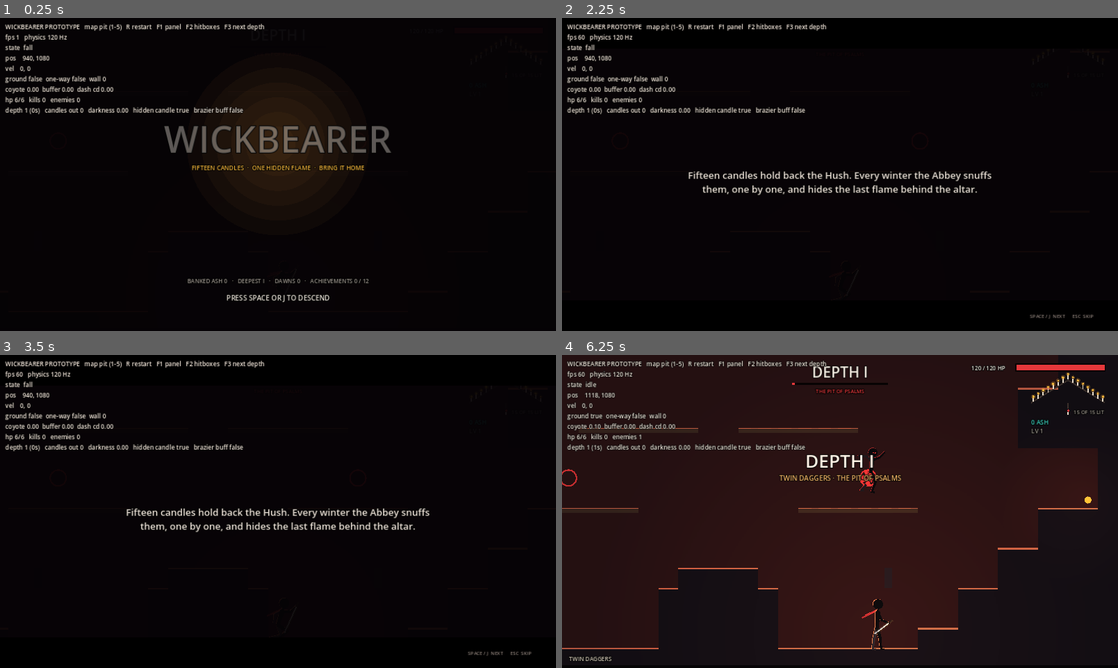
Above: before the commit, frames 1-4 (two rows, left to right).
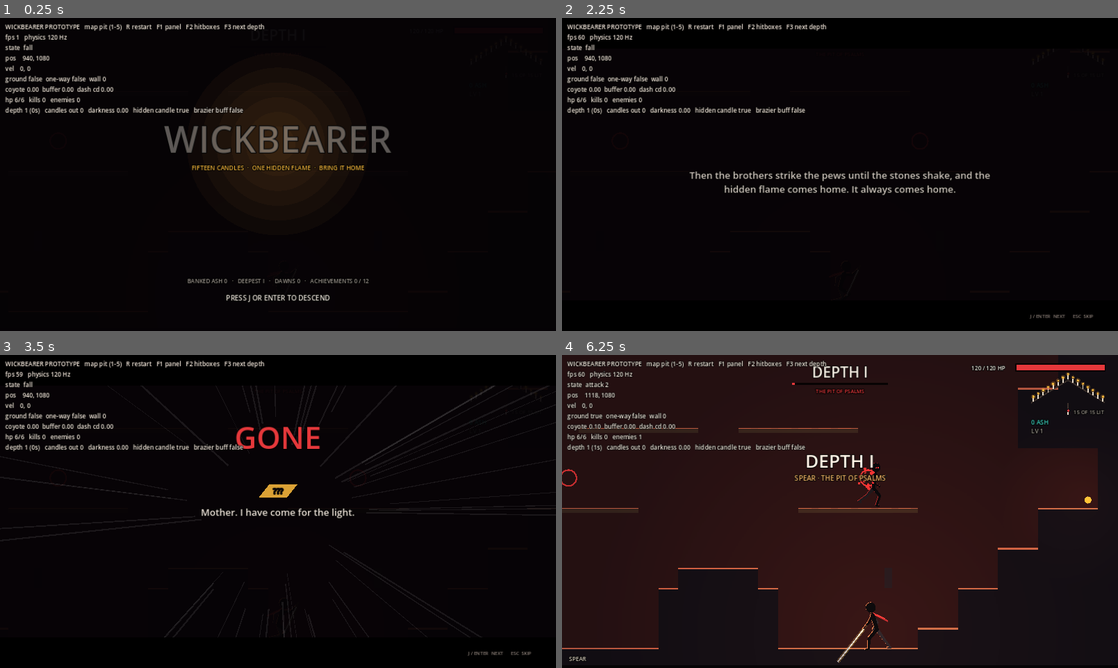
Above: after the commit, the same moments.

Repository: grrts/tenebrae
Game: Godot game, scene res://main.tscn
Two runs of this game, one before a commit and one after it. Both use one fixed random seed, a clock stepped at 60 frames per second and the inputs below.
Inputs (mouse positions are in pixels of both pictures, inside the frame that each line leads up to):
- Up to frame 1 (0.25 s): no input
- Up to frame 2 (2.25 s): tap Enter (confirm, bound only after the commit) at 0.5, 2, 2.1 s; move the mouse to (962, 158) at 0.52 s; hold D (right) 0.53-1.25 s; hold J (attack) 0.53-1.25 s; click (962, 158) at 0.67 s; tap Space (jump) at 0.77, 1.07 s; tap Shift (dash) at 0.8 s; drag from (728, 190) to (812, 237) at 1.27 s; move the mouse to (895, 105) at 2.02 s; hold D (right) from 2.03 s (still down); click (895, 105) at 2.17 s
- Up to frame 3 (3.5 s): tap 1 at 2.3 s; release D (right) at 2.75 s; tap Enter (confirm, bound only after the commit) at 2.75 s; drag from (250, 574) to (111, 464) at 2.77 s
- Up to frame 4 (6.25 s): move the mouse to (1006, 558) at 3.52 s; hold A (left) 3.53-4.25 s; tap L at 3.6 s; click (1006, 558) at 3.67 s; tap Space (jump) at 3.77, 4.07 s; tap Z at 3.8 s; tap Escape (pause) at 4.15 s; drag from (673, 464) to (756, 433) at 4.27 s; tap Enter (confirm, bound only after the commit) at 5 s; move the mouse to (867, 511) at 5.02 s; hold S (down) 5.03-5.75 s; tap X at 5.1 s; click (867, 511) at 5.17 s; tap K at 5.3 s; drag from (756, 433) to (728, 527) at 5.77 s

The runs differ from the first frame. In frame 1, 0.2% of the frame differs, in the area x 40-60%, y 88-91%; in frame 2, 1.6%; in frame 3, 2.4%, in the area x 2-96%, y 5-97%; in frame 4, 1.0%.

Commit message:
Rework the keyboard controls in both builds
One scheme for both builds: WASD + Space / J / K or the mouse, and arrows + Z / X / C.
W / Up also jump (toggleable). Left click swings at the cursor, right click dashes toward it.
Hold attack to keep the combo going. Jump, swing and dash presses are buffered through
dashes, slams and hit-stop. Last direction pressed wins when left and right are both held.
Menus take arrows, Enter, 1-9 and Esc / Backspace to go back.

Browser build: new pause menu (Esc / P / Start), auto-pause when the page loses focus with
a click-to-play prompt, a Controls page that rebinds any move and saves it, constant-accel
running like the Godot build, quick taps no longer lost between frames, and the game runs
for visitors with reduced motion on. Godot: Options > Controls rebinding saved to the cfg,
focus-out pauses, dev keys never fire inside menus or on bound keys, smoke test covers rebinding.

Co-Authored-By: Claude Opus 5.5 <noreply@anthropic.com>
Claude-Session: https://claude.ai/code/session_01Y97JAAhZYbnj3VdPcbqPZx

Diff:
--- a/src/hud.gd
+++ b/src/hud.gd
@@ -24,6 +24,7 @@
 var hp_show := 1.0
 var flash_col := Color.WHITE
 var flash_t := 0.0
+var _digit_held := [false, false, false, false, false, false, false, false, false]
 
 
 func busy() -> bool:
@@ -64,8 +65,9 @@
 		game.shake(0.35, 14)
 
 
-func open_choice(title: String, sub: String, opts: Array, cb: Callable) -> void:
-	menu = {"title": title, "sub": sub, "opts": opts, "pick": 0, "cb": cb, "t": 0.0}
+## cancel runs on Escape / Backspace / B; without one those keys do nothing here.
+func open_choice(title: String, sub: String, opts: Array, cb: Callable, cancel := Callable()) -> void:
+	menu = {"title": title, "sub": sub, "opts": opts, "pick": 0, "cb": cb, "t": 0.0, "cancel": cancel}
 
 
 func open_summary(data: Dictionary) -> void:
@@ -99,14 +101,14 @@
 			game.vigil = maxi(0, game.vigil - 1)
 		if Input.is_action_just_pressed("right"):
 			game.vigil = mini(game.vigil_max, game.vigil + 1)
-		if title_screen.t > 0.4 and (Input.is_action_just_pressed("jump") or Input.is_action_just_pressed("attack")):
+		if title_screen.t > 0.4 and game.ok_pressed():
 			var tcb: Callable = title_screen.cb
 			title_screen = null
 			tcb.call()
 	elif scene != null:
 		scene.t += dt
 		var c: Dictionary = scene.cards[scene.i]
-		var press: bool = scene.t > 0.35 and (Input.is_action_just_pressed("jump") or Input.is_action_just_pressed("attack"))
+		var press: bool = scene.t > 0.35 and game.ok_pressed()
 		var skip := Input.is_action_just_pressed("ui_cancel")
 		if skip or press or scene.t > _card_dur(c):
 			scene.i += 1
@@ -120,17 +122,33 @@
 	elif menu != null:
 		menu.t += dt
 		var n: int = menu.opts.size()
-		if Input.is_action_just_pressed("left"):
-			menu.pick = (menu.pick + n - 1) % n
-		if Input.is_action_just_pressed("right"):
-			menu.pick = (menu.pick + 1) % n
-		if menu.t > 0.3 and (Input.is_action_just_pressed("jump") or Input.is_action_just_pressed("attack")):
-			var m = menu
+		if menu.get("locked", false):
+			pass
+		elif menu.t > 0.15 and menu.cancel.is_valid() and (Input.is_action_just_pressed("pause") or Input.is_action_just_pressed("back")):
+			var mc = menu
 			menu = null
-			m.cb.call(m.pick)
+			mc.cancel.call()
+		else:
+			if Input.is_action_just_pressed("left") or Input.is_action_just_pressed("up"):
+				menu.pick = (menu.pick + n - 1) % n
+			if Input.is_action_just_pressed("right") or Input.is_action_just_pressed("down"):
+				menu.pick = (menu.pick + 1) % n
+			# 1-9 pick and confirm in one press
+			var direct := -1
+			for d in mini(n, 9):
+				if Input.is_physical_key_pressed(KEY_1 + d) and not game.is_bound(KEY_1 + d) and menu.t > 0.3 and not _digit_held[d]:
+					direct = d
+			for d in 9:
+				_digit_held[d] = Input.is_physical_key_pressed(KEY_1 + d)
+			if direct >= 0:
+				menu.pick = direct
+			if menu.t > 0.3 and (direct >= 0 or game.ok_pressed()):
+				var m = menu
+				menu = null
+				m.cb.call(m.pick)
 	elif summary != null:
 		summary.t += dt
-		if summary.t > 1.2 and (Input.is_action_just_pressed("jump") or Input.is_action_just_pressed("attack")):
+		if summary.t > 1.2 and game.ok_pressed():
 			summary = null
 			game.start(0)
 	elif Input.is_action_just_pressed("pause") and game.player != null and not game.player.dead:
@@ -227,7 +245,7 @@
 	var stats := "BANKED ASH %d   ·   DEEPEST %s   ·   DAWNS %d" % [game.bank, Game.roman(maxi(1, game.best_depth)), game.wins]
 	_text(stats + "   ·   ACHIEVEMENTS %d / %d" % [game.achieved.size(), Achievements.LIST.size()], Vector2(mid.x, vp.y - 110), 13, Color(0.6, 0.57, 0.54), true)
 	var blink := 0.5 + 0.5 * sin(t * 4)
-	_text("PRESS SPACE OR J TO DESCEND", Vector2(mid.x, vp.y - 70), 16, Color(0.95, 0.92, 0.88, 0.4 + 0.6 * blink), true)
+	_text("PRESS %s OR ENTER TO DESCEND" % game.key_label("attack"), Vector2(mid.x, vp.y - 70), 16, Color(0.95, 0.92, 0.88, 0.4 + 0.6 * blink), true)
 
 
 ## Souls-like death: a black band fades in and EXTINGUISHED slowly grows in it.
@@ -292,7 +310,7 @@
 		var lines := _wrap(String(c.text), minf(760, vp.x - 80), 22)
 		for i in lines.size():
 			_text(lines[i], Vector2(mid.x, y + i * 32), 22, Color(0.92, 0.88, 0.84, a), true)
-	_text("SPACE / J  NEXT      ESC  SKIP", Vector2(vp.x - 130, vp.y - 30), 11, Color(0.55, 0.5, 0.47), true)
+	_text("%s / ENTER  NEXT      ESC  SKIP" % game.key_label("attack"), Vector2(vp.x - 130, vp.y - 30), 11, Color(0.55, 0.5, 0.47), true)
 
 
 func _paint_menu(vp: Vector2) -> void:
@@ -322,7 +340,7 @@
 				line = ""
 			line += " " + wd
 		_text(line.strip_edges(), Vector2(r.position.x + cw / 2, y), 15, Color(0.85, 0.8, 0.75), true)
-	_text("LEFT / RIGHT  CHOOSE      SPACE / J  CONFIRM", Vector2(vp.x / 2, 500), 13, Color(0.5, 0.47, 0.44), true)
+	_text(("WAITING FOR A KEY  ·  ESC CANCELS" if menu.get("locked", false) else "ARROWS  CHOOSE      %s / ENTER / 1-%d  CONFIRM%s" % [game.key_label("attack"), mini(9, menu.opts.size()), "      ESC  BACK" if menu.cancel.is_valid() else ""]), Vector2(vp.x / 2, 500), 13, Color(0.5, 0.47, 0.44), true)
 
 
 func _paint_summary(vp: Vector2) -> void:
@@ -339,7 +357,7 @@
 	if s.unlocked != "":
 		_text("UNLOCKED · %s" % s.unlocked, Vector2(vp.x / 2, 380), 30, Color("#f2b43a"), true)
 	if s.t > 1.2:
-		_text("PRESS SPACE OR J TO RELIGHT THE CANDLES", Vector2(vp.x / 2, vp.y - 60), 14, Color(0.6, 0.57, 0.54), true)
+		_text("PRESS %s OR ENTER TO RELIGHT THE CANDLES" % game.key_label("attack"), Vector2(vp.x / 2, vp.y - 60), 14, Color(0.6, 0.57, 0.54), true)
 
 
 func _hearse(o: Vector2) -> void:
--- a/src/main.gd
+++ b/src/main.gd
@@ -201,6 +201,23 @@
 				m.cb.call(0)
 				print("smoke test: options ok, shake %.1f" % opt_shake)
 				opt_shake = 1.0
+				# controls: rebind jump to L, check the map and the dev keys, then back to defaults
+				open_controls()
+				m = hud.menu
+				hud.menu = null
+				m.cb.call(REBINDABLE.find("jump"))
+				var kev := InputEventKey.new()
+				kev.physical_keycode = KEY_L
+				kev.pressed = true
+				_input(kev)
+				var kl := InputEventKey.new()
+				kl.physical_keycode = KEY_L
+				var ok_bind: bool = keys_of("jump")[0] == KEY_L and InputMap.action_has_event("jump", kl) and is_bound(KEY_L) and rebinding == ""
+				binds.clear()
+				_setup_input()
+				_save_meta()
+				hud.menu = null
+				print("smoke test: controls %s, jump keys %s" % ["ok" if ok_bind and keys_of("jump")[0] == KEY_SPACE else "FAILED", " / ".join(keys_of("jump").map(key_name))])
 				hud.open_title(_smoke_title_ok)
 		3:
 			# every arena loads and runs briefly
@@ -306,11 +323,15 @@
 func open_pause() -> void:
 	var opts := [
 		{"id": "resume", "name": "RESUME", "desc": "Back into the dark.", "tag": ""},
-		{"id": "options", "name": "OPTIONS", "desc": "Screen shake and fullscreen.", "tag": ""},
+		{"id": "options", "name": "OPTIONS", "desc": "Screen shake, fullscreen and controls.", "tag": ""},
 		{"id": "restart", "name": "RESTART", "desc": "Abandon this run. Ash you carry is lost.", "tag": ""},
 		{"id": "title", "name": "TITLE", "desc": "Abandon this run and return to the title.", "tag": ""},
 	]
-	hud.open_choice("PAUSED", "DEPTH %s  ·  %s" % [roman(depth), Story.CHAPTERS[chapter()].name], opts, _pause_pick.bind(opts))
+	hud.open_choice("PAUSED", "DEPTH %s  ·  %s" % [roman(depth), Story.CHAPTERS[chapter()].name], opts, _pause_pick.bind(opts), _resume)
+
+
+func _resume() -> void:
+	pass
 
 
 func _pause_pick(i: int, opts: Array) -> void:
@@ -335,9 +356,10 @@
 		{"id": "speed", "name": "SPEED %d%%" % roundi(opt_speed * 100), "desc": "Assist: slow the whole game to 85 or 70%. Achievements still count.", "tag": "ASSIST"},
 		{"id": "hearts", "name": "+40 HP %s" % ("ON" if opt_hearts else "OFF"), "desc": "Assist: start each run with 40 extra HP. Applies next run.", "tag": "ASSIST"},
 		{"id": "full", "name": "FULLSCREEN %s" % ("ON" if opt_fullscreen else "OFF"), "desc": "Fill the screen, or play in a window.", "tag": "OPTION"},
+		{"id": "controls", "name": "CONTROLS", "desc": "Rebind keys and mouse buttons. A controller always works.", "tag": "OPTION"},
 		{"id": "back", "name": "BACK", "desc": "Return to the pause menu.", "tag": ""},
 	]
-	hud.open_choice("OPTIONS", "SAVED BETWEEN SESSIONS", opts, _option_pick.bind(opts))
+	hud.open_choice("OPTIONS", "SAVED BETWEEN SESSIONS", opts, _option_pick.bind(opts), open_pause)
 
 
 func _option_pick(i: int, opts: Array) -> void:
@@ -356,11 +378,56 @@
 		"full":
 			opt_fullscreen = not opt_fullscreen
 			_apply_options()
+		"controls":
+			open_controls()
+			return
 		"back":
 			open_pause()
 			return
 	_save_meta()
 	open_options()
+
+
+const CONTROL_NAMES := {"left": "MOVE LEFT", "right": "MOVE RIGHT", "up": "UP", "down": "DOWN", "jump": "JUMP", "attack": "ATTACK", "dash": "DASH"}
+const CONTROL_DESC := {"left": "", "right": "", "up": "Also jumps while UP JUMPS is on.", "down": "Drop through bridges (with jump), slam (with attack in the air).",
+	"jump": "Jump, double jump, wall jump. Hold for height.", "attack": "Tap to swing, hold to keep the combo going.", "dash": "I-frames. Cancels any swing."}
+
+
+func open_controls() -> void:
+	var opts := []
+	for a in REBINDABLE:
+		var names := []
+		for k in keys_of(a):
+			names.append(key_name(k))
+		opts.append({"id": a, "name": "%s  %s" % [CONTROL_NAMES[a], " / ".join(names)],
+			"desc": "PRESS A KEY OR MOUSE BUTTON  ·  ESC CANCELS" if rebinding == a else "%s Pick to rebind." % CONTROL_DESC[a], "tag": "REBIND"})
+	opts.append({"id": "upjump", "name": "UP JUMPS %s" % ("ON" if opt_up_jump else "OFF"), "desc": "W and Up also jump.", "tag": "OPTION"})
+	opts.append({"id": "reset", "name": "DEFAULTS", "desc": "WASD + Space / J / K or mouse, and arrows + Z / X / C.", "tag": "OPTION"})
+	opts.append({"id": "back", "name": "BACK", "desc": "Return to the options.", "tag": ""})
+	hud.open_choice("CONTROLS", "WAITING FOR A KEY" if rebinding != "" else "SAVED BETWEEN SESSIONS", opts, _controls_pick.bind(opts), open_options)
+	if rebinding != "":
+		hud.menu.pick = REBINDABLE.find(rebinding)
+		hud.menu.locked = true
+
+
+func _controls_pick(i: int, opts: Array) -> void:
+	var id: String = opts[i].id
+	match id:
+		"upjump":
+			opt_up_jump = not opt_up_jump
+			_setup_input()
+			_save_meta()
+		"reset":
+			binds.clear()
+			opt_up_jump = true
+			_setup_input()
+			_save_meta()
+		"back":
+			open_options()
+			return
+		_:
+			rebinding = id
+	open_controls()
 
 
 func _apply_options() -> void:
@@ -580,6 +647,9 @@
 		opt_hitstop = cfg.get_value("options", "hitstop", true)
 		opt_speed = cfg.get_value("options", "speed", 1.0)
 		opt_hearts = cfg.get_value("options", "hearts", false)
+		opt_up_jump = cfg.get_value("controls", "up_jump", true)
+		binds = cfg.get_value("controls", "binds", {})
+		_setup_input()
 
 
 func _save_meta() -> void:
@@ -598,6 +668,8 @@
 	cfg.set_value("options", "hitstop", opt_hitstop)
 	cfg.set_value("options", "speed", opt_speed)
 	cfg.set_value("options", "hearts", opt_hearts)
+	cfg.set_value("controls", "up_jump", opt_up_jump)
+	cfg.set_value("controls", "binds", binds)
 	cfg.save(SAVE_PATH)
 
 
@@ -1020,9 +1092,18 @@
 		dbg.draw_rect(b[0], b[1])
 
 
+func is_bound(code: int) -> bool:
+	for a in REBINDABLE:
+		if keys_of(a).has(code):
+			return true
+	return false
+
+
 func _unhandled_input(ev: InputEvent) -> void:
 	var k := ev as InputEventKey
-	if k and k.pressed and not k.echo:
+	# dev keys never fire while a menu is up or when you have bound that key to a move
+	if k and k.pressed and not k.echo and rebinding == "" and not is_bound(k.physical_keycode) \
+			and (not hud.busy() or k.physical_keycode in [KEY_F1, KEY_F2]):
 		match k.physical_keycode:
 			KEY_F1:
 				show_debug = not show_debug
@@ -1041,25 +1122,71 @@
 				start(k.physical_keycode - KEY_1)
 
 
-## Keyboard + controller bindings, created at runtime so project.godot stays readable.
+## Keyboard, mouse and controller bindings, created at runtime so project.godot stays readable.
+## Two full hands work out of the box: WASD + Space / J / K (or the mouse), and arrows + Z / X / C.
+## Keys are physical, so WASD stays under the same fingers on AZERTY and QWERTZ.
+## The first key of jump, attack and dash (and the moves) can be rebound in Options > Controls.
+const DEFAULT_KEYS := {
+	"left": [KEY_A, KEY_LEFT], "right": [KEY_D, KEY_RIGHT], "up": [KEY_W, KEY_UP], "down": [KEY_S, KEY_DOWN],
+	"jump": [KEY_SPACE, KEY_Z], "attack": [KEY_J, KEY_X, -MOUSE_BUTTON_LEFT], "dash": [KEY_SHIFT, KEY_K, KEY_C, -MOUSE_BUTTON_RIGHT],
+	"pause": [KEY_ESCAPE, KEY_P], "confirm": [KEY_ENTER, KEY_KP_ENTER], "back": [KEY_BACKSPACE],
+}
+const REBINDABLE := ["left", "right", "up", "down", "jump", "attack", "dash"]
+var binds := {} ## action -> its first key (a physical keycode, or -mouse button), when the player changed it
+var opt_up_jump := true ## W / Up also jump
+var rebinding := "" ## the action waiting for a key in Options > Controls
+
+
+func keys_of(action: String) -> Array:
+	var mine := binds.values()
+	var d: Array = DEFAULT_KEYS[action]
+	var first = binds.get(action, d[0])
+	var out := [first]
+	for k in d.slice(1):
+		if k != first and not mine.has(k):
+			out.append(k)
+	return out
+
+
+func key_name(k: int) -> String:
+	match k:
+		-MOUSE_BUTTON_LEFT: return "LMB"
+		-MOUSE_BUTTON_RIGHT: return "RMB"
+		-MOUSE_BUTTON_MIDDLE: return "MMB"
+		KEY_LEFT: return "←"
+		KEY_RIGHT: return "→"
+		KEY_UP: return "↑"
+		KEY_DOWN: return "↓"
+	if k < 0:
+		return "MB%d" % -k
+	return OS.get_keycode_string(k).to_upper()
+
+
+func key_label(action: String) -> String:
+	return key_name(keys_of(action)[0])
+
+
 func _setup_input() -> void:
-	var keys := {
-		"left": [KEY_A, KEY_LEFT], "right": [KEY_D, KEY_RIGHT], "down": [KEY_S, KEY_DOWN], "up": [KEY_W, KEY_UP],
-		"jump": [KEY_SPACE, KEY_Z], "attack": [KEY_J, KEY_X], "dash": [KEY_K, KEY_SHIFT, KEY_C], "pause": [KEY_ESCAPE, KEY_P],
-	}
-	var pads := {"jump": JOY_BUTTON_A, "attack": JOY_BUTTON_X, "dash": JOY_BUTTON_RIGHT_SHOULDER, "pause": JOY_BUTTON_START}
+	var pads := {"jump": [JOY_BUTTON_A], "attack": [JOY_BUTTON_X], "dash": [JOY_BUTTON_RIGHT_SHOULDER, JOY_BUTTON_B], "pause": [JOY_BUTTON_START],
+		"confirm": [JOY_BUTTON_A], "back": [JOY_BUTTON_B]}
 	var axes := {"left": [JOY_AXIS_LEFT_X, -1.0], "right": [JOY_AXIS_LEFT_X, 1.0], "up": [JOY_AXIS_LEFT_Y, -1.0], "down": [JOY_AXIS_LEFT_Y, 1.0]}
 	var dpad := {"left": JOY_BUTTON_DPAD_LEFT, "right": JOY_BUTTON_DPAD_RIGHT, "up": JOY_BUTTON_DPAD_UP, "down": JOY_BUTTON_DPAD_DOWN}
-	for action in keys:
+	for action in DEFAULT_KEYS:
 		if not InputMap.has_action(action):
 			InputMap.add_action(action, 0.3)
-		for k in keys[action]:
-			var ev := InputEventKey.new()
-			ev.physical_keycode = k
-			InputMap.action_add_event(action, ev)
-		if pads.has(action):
+		InputMap.action_erase_events(action)
+		for k in keys_of(action):
+			if k < 0:
+				var mb := InputEventMouseButton.new()
+				mb.button_index = -k
+				InputMap.action_add_event(action, mb)
+			else:
+				var ev := InputEventKey.new()
+				ev.physical_keycode = k
+				InputMap.action_add_event(action, ev)
+		for b in pads.get(action, []):
 			var jb := InputEventJoypadButton.new()
-			jb.button_index = pads[action]
+			jb.button_index = b
 			InputMap.action_add_event(action, jb)
 		if dpad.has(action):
 			var db := InputEventJoypadButton.new()
@@ -1074,3 +1201,55 @@
 	lt.axis = JOY_AXIS_TRIGGER_RIGHT
 	lt.axis_value = 1.0
 	InputMap.action_add_event("dash", lt)
+	# keyboard-only Up, so pushing the stick up never jumps
+	if not InputMap.has_action("up_jump"):
+		InputMap.add_action("up_jump")
+	InputMap.action_erase_events("up_jump")
+	if opt_up_jump:
+		for k in keys_of("up"):
+			if k >= 0:
+				var uj := InputEventKey.new()
+				uj.physical_keycode = k
+				InputMap.action_add_event("up_jump", uj)
+
+
+## Menus: Enter, jump or attack confirm (not the Up alias for jump).
+func ok_pressed() -> bool:
+	return Input.is_action_just_pressed("confirm") or Input.is_action_just_pressed("jump") or Input.is_action_just_pressed("attack")
+
+
+## Catches the next key or mouse button for Options > Controls.
+func _input(ev: InputEvent) -> void:
+	if rebinding == "":
+		return
+	var code := 0
+	if ev is InputEventKey and ev.pressed and not ev.echo:
+		code = (ev as InputEventKey).physical_keycode
+		if code == 0:
+			code = (ev as InputEventKey).keycode
+	elif ev is InputEventMouseButton and ev.pressed:
+		code = -(ev as InputEventMouseButton).button_index
+	else:
+		return
+	get_viewport().set_input_as_handled()
+	var action := rebinding
+	rebinding = ""
+	if code != KEY_ESCAPE and code != KEY_ENTER and code != KEY_KP_ENTER:
+		for a in binds.keys():
+			if binds[a] == code and a != action:
+				binds.erase(a)
+		if code == DEFAULT_KEYS[action][0]:
+			binds.erase(action)
+		else:
+			binds[action] = code
+		_setup_input()
+		_save_meta()
+	# swallow the press so it does not also confirm the menu
+	Input.action_release("confirm")
+	call_deferred("open_controls")
+
+
+func _notification(what: int) -> void:
+	# alt-tabbing out pauses the run instead of letting it play on without you
+	if what == NOTIFICATION_APPLICATION_FOCUS_OUT and not smoke and player != null and not player.dead and not hud.busy():
+		open_pause()
--- a/src/player.gd
+++ b/src/player.gd
@@ -40,6 +40,11 @@
 # timers
 var coyote := 0.0
 var buffer := 0.0
+var atk_buffer := 0.0 ## a swing pressed during a dash, slam or hit-stop fires as soon as it can
+var dash_buffer := 0.0
+var last_h := 0 ## with left and right both held, the last one pressed wins
+var was_jump_held := false
+var mouse_aim := false ## the last swing or dash came from the mouse: aim it at the cursor
 var dash := 0.0
 var dash_cd := 0.0
 var air_dash_used := false
@@ -95,11 +100,30 @@
 		game.world.move(self, dt, false)
 		return
 
+	if Input.is_action_just_pressed("left"):
+		last_h = -1
+	if Input.is_action_just_pressed("right"):
+		last_h = 1
 	var ix := Input.get_axis("left", "right")
+	if Input.is_action_pressed("left") and Input.is_action_pressed("right"):
+		ix = float(last_h)
 	var down := Input.get_action_strength("down") > 0.5
-	if Input.is_action_just_pressed("jump"):
+	var jump_held := Input.is_action_pressed("jump") or Input.is_action_pressed("up_jump")
+	var released := was_jump_held and not jump_held
+	was_jump_held = jump_held
+	if Input.is_action_just_pressed("jump") or Input.is_action_just_pressed("up_jump"):
 		buffer = jump_buffer
-	for t in ["coyote", "buffer", "dash_cd", "wall_lock_t", "drop_t", "invuln", "land", "stretch", "flip", "kick"]:
+	if Input.is_action_just_pressed("attack"):
+		atk_buffer = 0.16
+		mouse_aim = Input.is_mouse_button_pressed(MOUSE_BUTTON_LEFT)
+	if Input.is_action_just_pressed("dash"):
+		dash_buffer = 0.14
+		mouse_aim = Input.is_mouse_button_pressed(MOUSE_BUTTON_RIGHT)
+	# buffers hold through a dash, so whatever you press during it comes out right after
+	var timers := ["coyote", "dash_cd", "wall_lock_t", "drop_t", "invuln", "land", "stretch", "flip", "kick"]
+	if dash <= 0:
+		timers.append_array(["buffer", "atk_buffer", "dash_buffer"])
+	for t in timers:
 		set(t, maxf(0, get(t) - dt))
 	if ground:
 		coyote = coyote_time
@@ -107,13 +131,16 @@
 		dj_used = false
 
 	# --- dash cancels everything
-	if Input.is_action_just_pressed("dash") and dash_cd <= 0 and not (air_dash_used and not ground):
+	if dash_buffer > 0 and dash <= 0 and dash_cd <= 0 and not (air_dash_used and not ground):
+		dash_buffer = 0
 		dash = dash_time
 		dash_cd = dash_cooldown
 		atk = null
 		slam = false
 		if absf(ix) > 0.2:
 			facing = int(signf(ix))
+		elif mouse_aim:
+			facing = _mouse_side()
 		if not ground:
 			air_dash_used = true
 		game.dash_id += 1
@@ -146,18 +173,25 @@
 					game.hit_enemy(e, damage * 2 * (1.7 if game.has_rune("HEAVY SHADOW") else 1.0), Vector2(signf(e.position.x - position.x) * 320, -520))
 		return
 
-	# --- attack input
-	if Input.is_action_just_pressed("attack"):
-		if not ground and down:
-			slam = true
-			atk = null
-			vel.y = -180
-		elif atk == null:
-			atk = {"step": 0, "t": 0.0, "hit": [], "queued": false}
-			if absf(ix) > 0.2:
-				facing = int(signf(ix))
-		else:
-			atk.queued = true
+	# --- attack input: tap to swing, hold to keep the combo going, down + attack in the air slams
+	var holding := Input.is_action_pressed("attack")
+	if atk_buffer > 0 and not ground and down:
+		atk_buffer = 0
+		slam = true
+		atk = null
+		vel.y = -180
+	elif atk == null and (atk_buffer > 0 or holding):
+		atk_buffer = 0
+		atk = {"step": 0, "t": 0.0, "hit": [], "queued": false}
+		if mouse_aim:
+			facing = _mouse_side()
+		elif absf(ix) > 0.2:
+			facing = int(signf(ix))
+	elif atk != null and atk_buffer > 0:
+		atk_buffer = 0
+		atk.queued = true
+	if atk != null and holding:
+		atk.queued = true
 	if atk != null:
 		atk.t += dt
 		_attack_hits()
@@ -217,7 +251,7 @@
 			vel.y = -double_jump_v
 			flip = 0.4
 			game.fx.wing(position, facing)
-	if Input.is_action_just_released("jump") and vel.y < -300 and flip <= 0:
+	if released and vel.y < -300 and flip <= 0:
 		vel.y *= jump_cut
 
 	# --- gravity
@@ -225,6 +259,10 @@
 	vel.y = minf(vel.y + gravity * gmul * dt, max_fall)
 	_move(dt, drop_t > 0)
 	run_ph += absf(vel.x) * dt * 0.034
+
+
+func _mouse_side() -> int:
+	return 1 if get_global_mouse_position().x >= global_position.x else -1
 
 
 func _do_jump(v: float) -> void:
Not shown, changed: README.md
Not shown, added: web/build_controls.py
Not shown, changed: web/build_play.py
Not shown, added: web/controls.js
Not shown, changed: web/tenebrae-play.html
